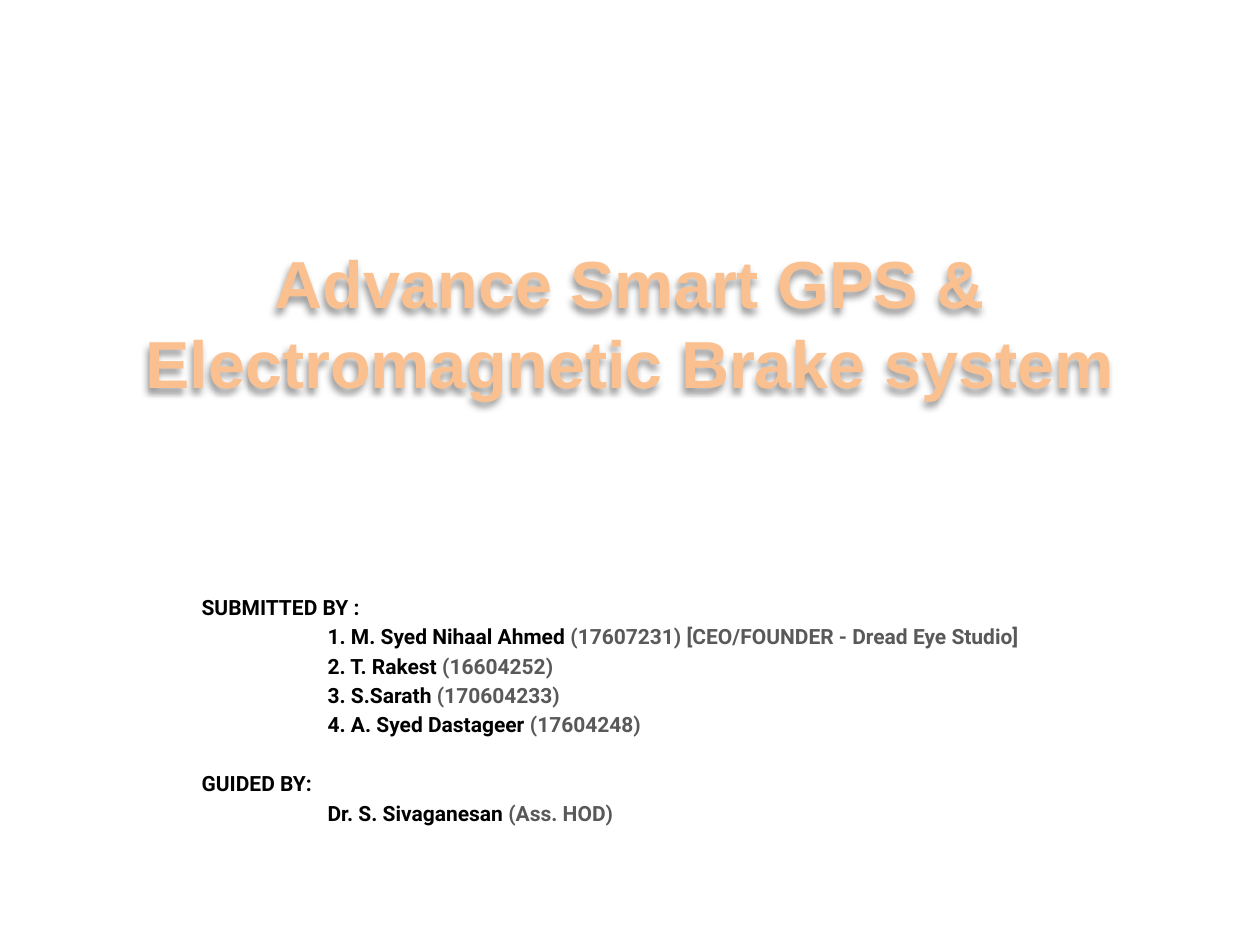
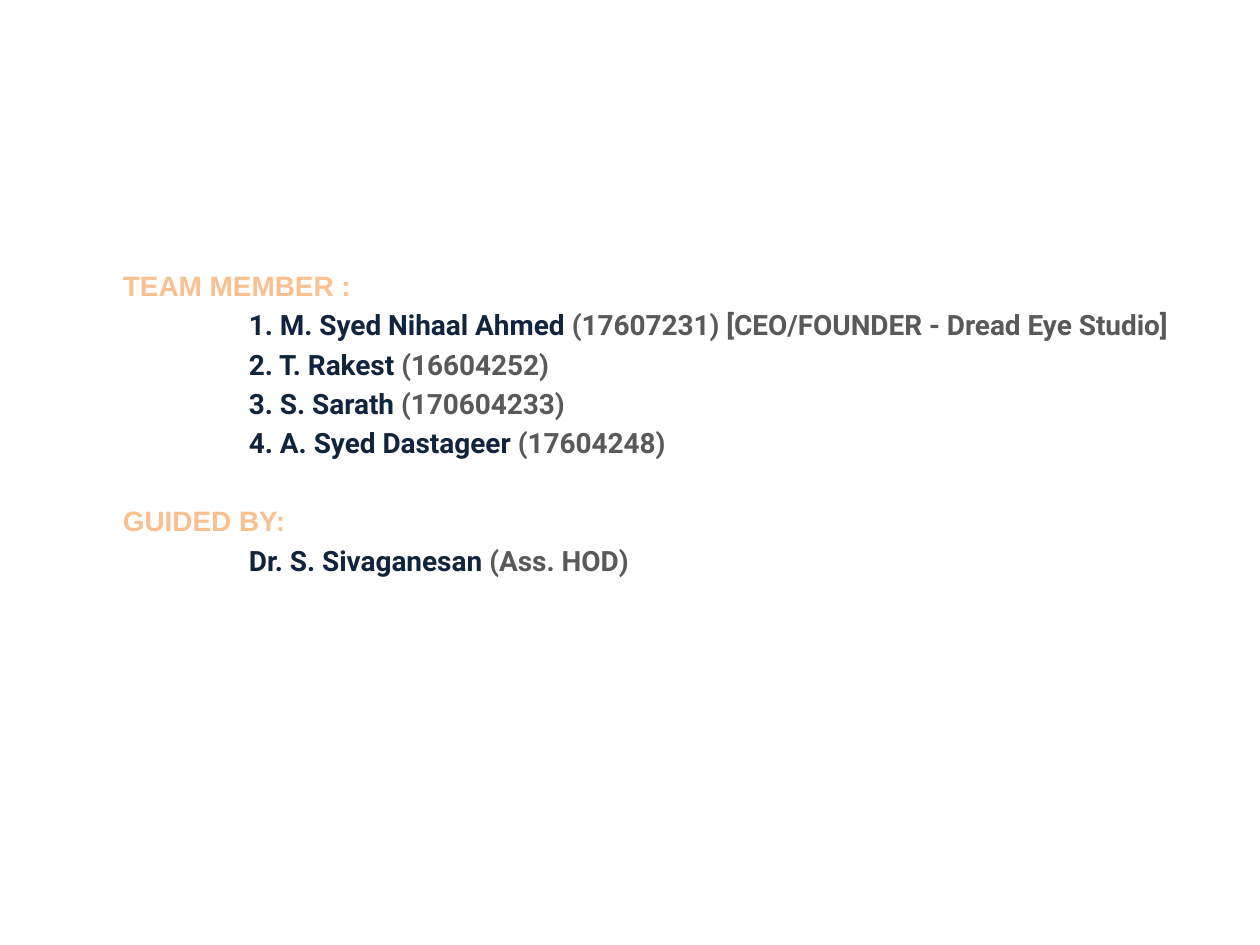
Before and after one commit to NihaalKnight87/Advance-Smart-GPS-Electromagnetic-Brake-System, a slide deck: slide 2 of AS-GPS & EMBS.pptx (slide 1 before the commit). Drawn at 1260x945 pixels with LibreOffice and Linux fonts; fonts in the diff are those of the drawing; background and template pictures are left out. Boxes give left, top, right and bottom in pixels: in the first picture for what was removed or moved away, otherwise in the second. Text is boxed around its words. In the diff, an @@ line names an element or a change of style, - is before the commit and + after.

```diff
--- a/AS-GPS & EMBS.pptx
+++ b/AS-GPS & EMBS.pptx
@@ text "TEAM MEMBER :": place and size @@
-text "TEAM MEMBER :" at bbox=[202, 600, 1019, 826]
+text "TEAM MEMBER :" at bbox=[123, 277, 1168, 577]
@@ title removed at bbox=[145, 255, 1113, 400] @@
-Advance Smart GPS & Electromagnetic Brake system
@@ text at bbox=[123, 277, 334, 296]: text changed; size 12 to 16 pt; font Roboto to Arial; text colour #000000 to #FAC090 @@
-SUBMITTED BY :
+TEAM MEMBER :
@@ text at bbox=[123, 312, 1168, 577]: size 12 to 16 pt in "1. M. Syed Nihaal Ahmed (17607231) [CEO/FOUNDER ...", "2. T. Rakest (16604252)", "4. A. Syed Dastageer (17604248)", "GUIDED BY:" and 1 more places; text colour #000000 to #0F243E in "1. M. Syed Nihaal Ahmed", "2. T. Rakest", "4. A. Syed Dastageer", "Dr. S. Sivaganesan"; font Roboto to Arial, text colour #000000 to #FAC090 in "GUIDED BY:"; indent changed @@
@@ text at bbox=[249, 392, 565, 420]: text changed; size 12 to 16 pt @@
-3. S.Sarath (170604233)
+3. S. Sarath (170604233)
```
Also in this commit, not shown: 1 other slide changed, 1 slide added, 3 other files.
